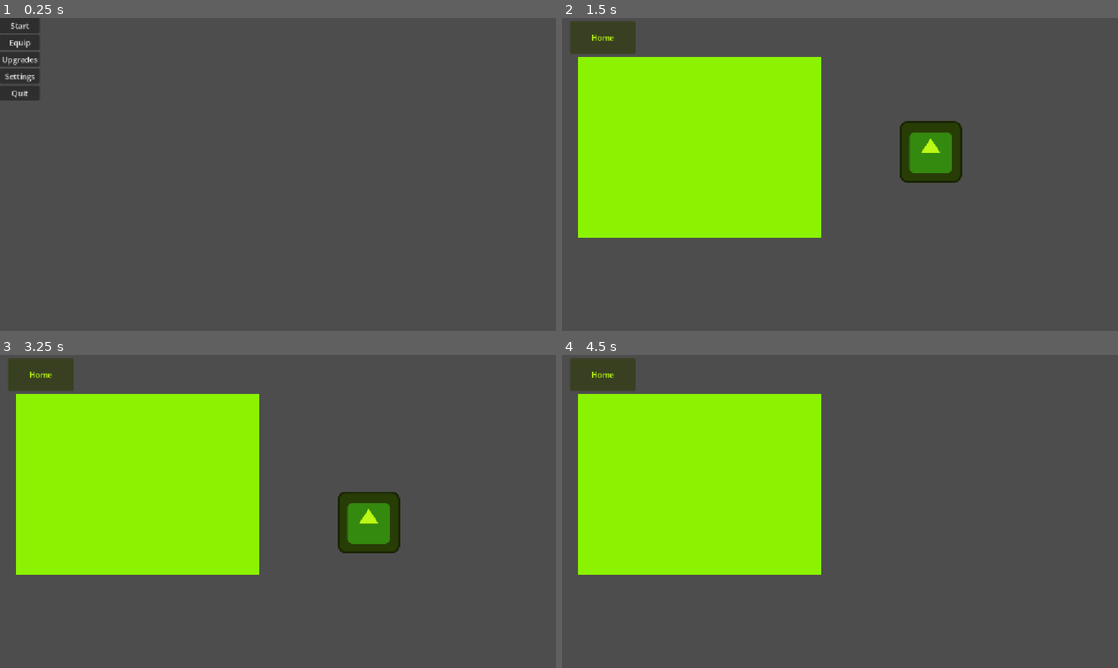
Above: before the commit, frames 1-4 (two rows, left to right).
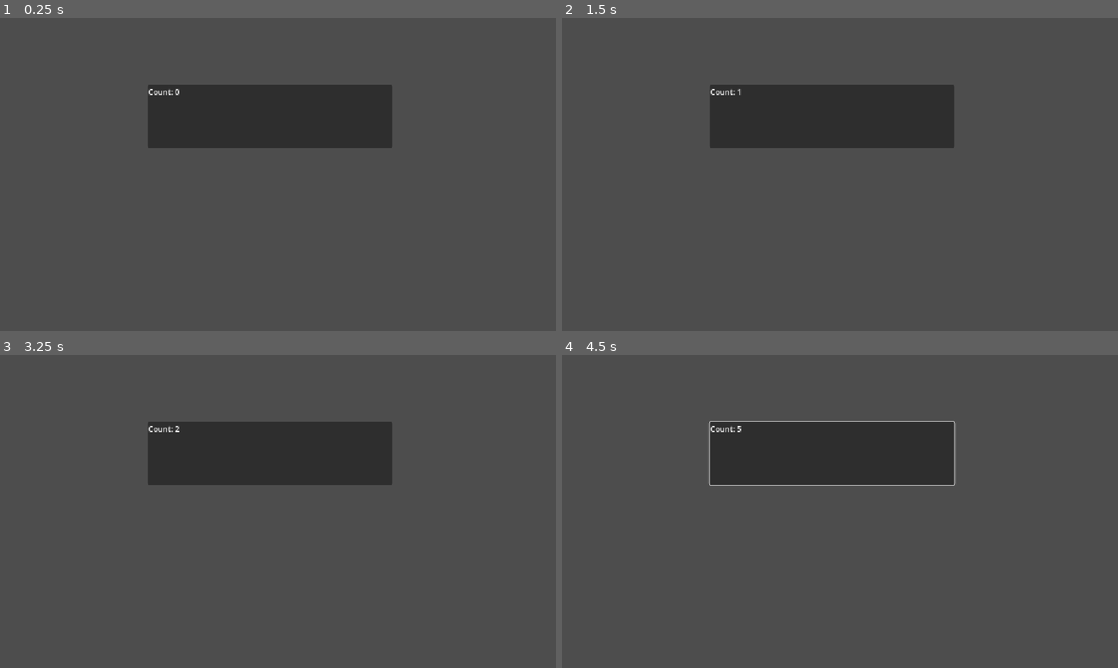
Above: after the commit, the same moments.

Repository: sschultz7177/CS-game
Game: Godot game, scene res://test.tscn
Two runs of this game, one before a commit and one after it. Both use one fixed random seed, a clock stepped at 60 frames per second and the inputs below. Before the commit the project starts from res://menu.tscn. The engine's default icon, where the game draws it, is replaced by a stand-in: a white triangle on a blue panel in a dark square.
Inputs (mouse positions are in pixels of both pictures, inside the frame that each line leads up to; where the layout moved, square brackets give the same spot in the first picture):
- Up to frame 1 (0.25 s): no input
- Up to frame 2 (1.5 s): click (834, 115) at 0.52 s; click (584, 24) at 1.25 s, where only the run before the commit has a clickable "Start"
- Up to frame 3 (3.25 s): click (272, 452) [38, 373] at 2 s; click (22, 361) at 2.75 s, where only the run before the commit has a clickable "Start"
- Up to frame 4 (4.5 s): tap Enter (ui_accept) at 3.5, 3.77, 4.25 s; hold Right (ui_right) from 3.53 s (still down)

The runs differ from the first frame. In frame 1, 10% of the frame differs, in the area x 0-71%, y 0-42%; in frame 2, 33%; in frame 3, 34%, in the area x 1-72%, y 0-71%; in frame 4, 32%.

Commit message:
added save game code

Diff:
--- /dev/null
+++ b/autosave_script.gd
@@ -0,0 +1,32 @@
+extends Node
+
+const save_file_name: String = "user://save_file_count.json"
+const default_dictionary: Dictionary = {"Clicks:": 0}
+
+func save_game (data: Dictionary) -> void:
+	var save_file: FileAccess = FileAccess.open(save_file_name, FileAccess.WRITE)
+	if save_file == null:
+		push_error("ERROR OPENING FILE")
+		return
+	var string_data: String = JSON.stringify(data)
+	save_file.store_line(string_data)
+	save_file.close()
+
+func load_game () -> Dictionary:
+	if FileAccess.file_exists(save_file_name):
+		var save_file: FileAccess = FileAccess.open(save_file_name, FileAccess.READ)
+		if save_file == null:
+			push_error("ERROR READING FILE")
+			return default_dictionary
+		var json = JSON.new()
+
+		var string_data: String = save_file.get_line()
+		if json.parse(string_data) == OK:
+			var data: Dictionary = json.get_data()
+			save_file.close()
+			return data
+		push_error("CORRUPTED SAVE")
+	return default_dictionary
+
+func reset_save () -> void:
+	save_game(default_dictionary)
--- a/game.tscn
+++ b/game.tscn
@@ -6,7 +6,7 @@
 
 [sub_resource type="DrawableTexture2D" id="DrawableTexture2D_c5hxj"]
 
-[node name="Game" type="Node2D" unique_id=1839728243]
+[node name="Map" type="Node2D" unique_id=1839728243]
 modulate = Color(0.73721796, 0.9762575, 0.081926756, 1)
 position = Vector2(-3, -1)
 
@@ -16,9 +16,8 @@
 scale = Vector2(1.5, 1.5)
 
 [node name="Sprite2D" type="Sprite2D" parent="." unique_id=208151567]
-modulate = Color(0.73721796, 0.9762575, 0.081926756, 1)
-position = Vector2(289.99994, 262)
-scale = Vector2(7.867189, 5.859374)
+position = Vector2(302, 287)
+scale = Vector2(9.239258, 6.7851563)
 texture = SubResource("DrawableTexture2D_c5hxj")
 
 [node name="CharacterBody2D" type="CharacterBody2D" parent="." unique_id=1745579103]
--- a/project.godot
+++ b/project.godot
@@ -11,9 +11,13 @@
 [application]
 
 config/name="Game"
-run/main_scene="res://menu.tscn"
+run/main_scene="uid://fd87hdyhrkeo"
 config/features=PackedStringArray("4.7", "Forward Plus")
 config/icon="res://icon.svg"
+
+[autoload]
+
+AutosaveScript="*uid://opma75o6uk65"
 
 [display]
 
--- /dev/null
+++ b/test.tscn
@@ -0,0 +1,20 @@
+[gd_scene format=3 uid="uid://fd87hdyhrkeo"]
+
+[ext_resource type="Script" uid="uid://dbhwdly6g2m55" path="res://testt.gd" id="1_8uh7m"]
+
+[node name="Node2D" type="Node2D" unique_id=1464206413]
+script = ExtResource("1_8uh7m")
+
+[node name="Button" type="Button" parent="." unique_id=1501349961]
+offset_left = 306.0
+offset_top = 139.0
+offset_right = 813.0
+offset_bottom = 269.0
+
+[node name="Label" type="Label" parent="." unique_id=7831789]
+offset_left = 307.0
+offset_top = 141.0
+offset_right = 810.0
+offset_bottom = 273.0
+
+[connection signal="pressed" from="Button" to="." method="_on_button_pressed"]
--- /dev/null
+++ b/test2.gd
@@ -0,0 +1,17 @@
+extends Button
+
+# Track the current count
+var count: int = 0
+
+func _ready() -> void:
+	# Update the text to display the initial count on startup
+	update_button_text()
+
+func _on_pressed() -> void:
+	# Increment the counter by 1
+	count += 1
+	# Refresh the button's displayed text
+	update_button_text()
+
+func update_button_text() -> void:
+	text = "Clicks: " + str(count)
--- /dev/null
+++ b/testt.gd
@@ -0,0 +1,24 @@
+extends Node2D # Or Node2D, depending on your root node type
+
+# Create a variable to keep track of the count
+var count: int = 0
+
+# Drag and drop your Label from the Scene tree into the script while holding Ctrl
+# to create an @onready reference automatically.
+@onready var label: Label = $Label
+
+func _ready() -> void:
+	var dict: Dictionary = AutosaveScript.load_game()
+	count = dict["Clicks:"]
+	# Set the initial text when the game starts
+	update_label()
+
+# A function to update the text display
+func update_label() -> void:
+	label.text = "Count: " + str(count)
+
+func _on_button_pressed() -> void:
+	count += 1      # Add 1 to the current count
+	update_label()  # Update the display text
+func _exit_tree() -> void:
+	AutosaveScript.save_game({"Clicks:": count})
Not shown, added: autosave_script.gd.uid
Empty file added: test.gd
Not shown, added: test.gd.uid
Not shown, added: test2.gd.uid
Not shown, added: testt.gd.uid
